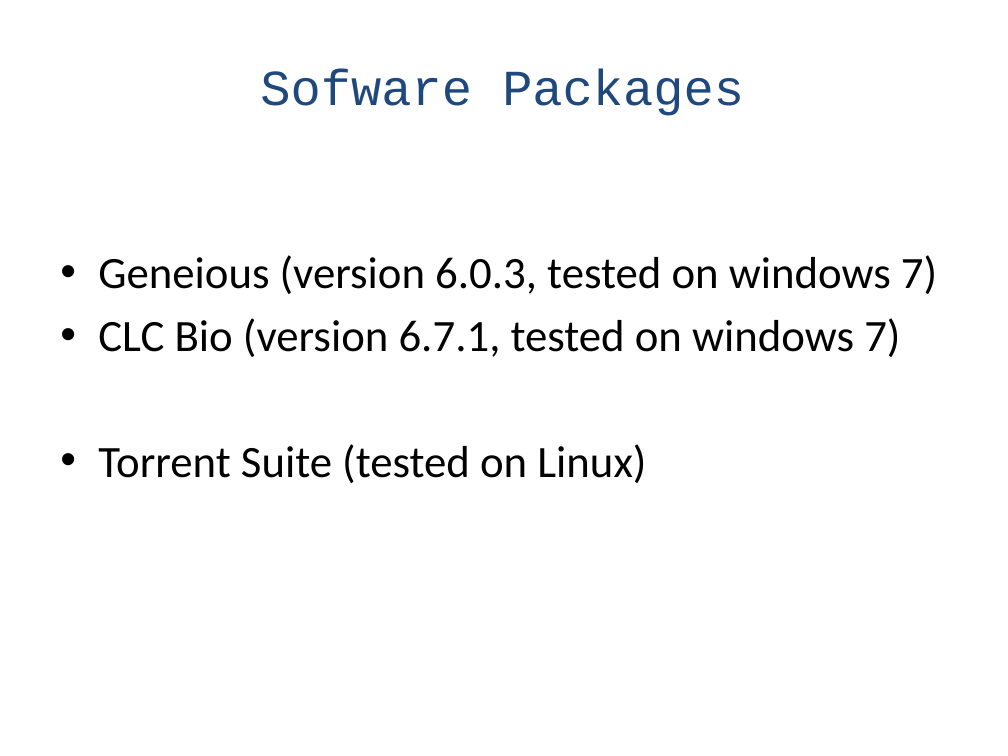
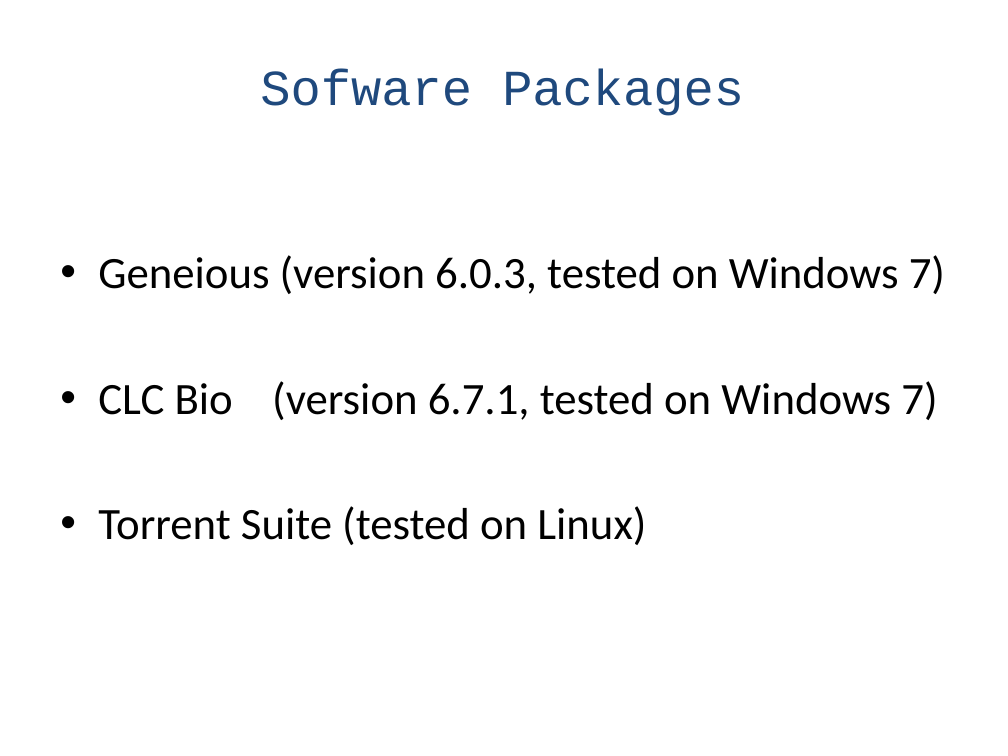
Before and after one commit to naturalis/HTS-barcode-checker, a slide deck: slide 10 of doc/Presentation.pptx (slide 9 before the commit). Drawn at 1008x756 pixels with LibreOffice and Linux fonts; fonts in the diff are those of the drawing. Boxes give left, top, right and bottom in pixels: in the first picture for what was removed or moved away, otherwise in the second. Text is boxed around its words. In the diff, an @@ line names an element or a change of style, - is before the commit and + after.

```diff
--- a/doc/Presentation.pptx
+++ b/doc/Presentation.pptx
@@ text at [98, 255, 945, 420]: text changed @@
-• Geneious (version 6.0.3, tested on windows 7)
-• CLC Bio (version 6.7.1, tested on windows 7)
+• Geneious (version 6.0.3, tested on Windows 7)
+• CLC Bio (version 6.7.1, tested on Windows 7)
```
Also in this commit, not shown: 5 other slides changed, 2 slides added, 1 slide removed, 7 other files.
